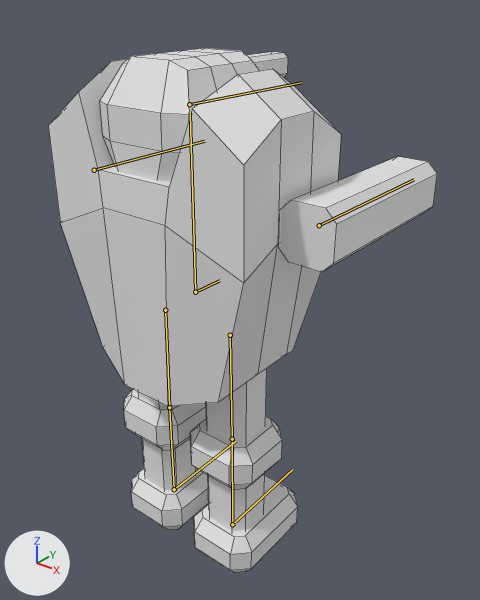
Renders of the FBX model models/AttackRobot.fbx from each side of a commit.
One viewpoint serves both versions: a 50 mm lens placed at (2.52, -2.72, 3.59), pointed at (0.07, 0.35, 1.69). Arrows for +X, +Y and +Z are at lower left; the lights stay in place. The older version comes first. The bones that bend it are drawn over the model as lines. Mesh edges are drawn as thin lines.
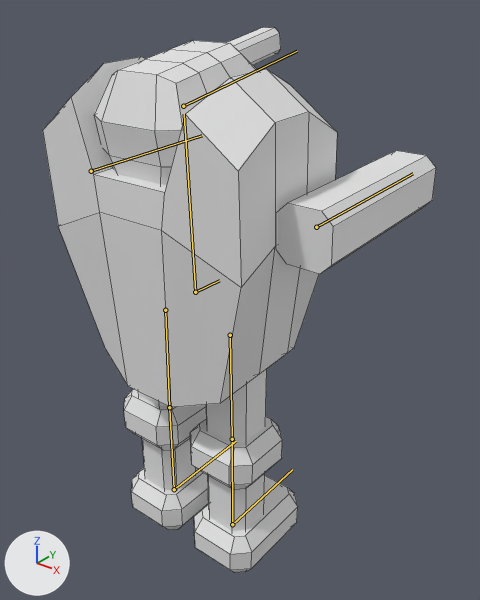
The newer file adds an action. The first version stands in its rest pose; the second is drawn at frame 8 of the action 'AirAttack'.

What the commit changed:
Bone 'Body' (bone_body) turns from (0, 0, 0) to (2, 0, 0) degrees about its own x, y and z.
Bone 'Turret' (bone_turret) turns from (0, 0, 0) to (8, 0, 0) degrees about its own x, y and z.

Changed parts and their boxes [x1, y1, x2, y2] in the pictures (480 x 600 px):
'Cube.034', posed: before [48, 48, 437, 573]; after [43, 27, 436, 573]
bone 'Body', root to tip: before (195, 292) to (190, 112); after (195, 292) to (184, 114)
bone 'Turret', root to tip: before (189, 104) to (301, 82); after (183, 106) to (297, 51)
